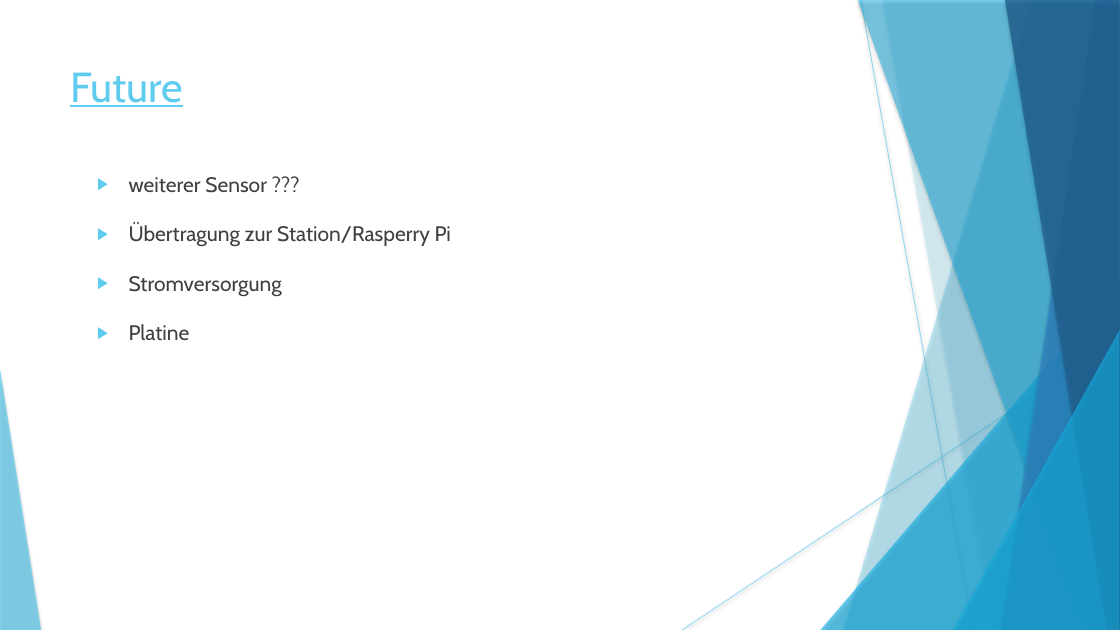
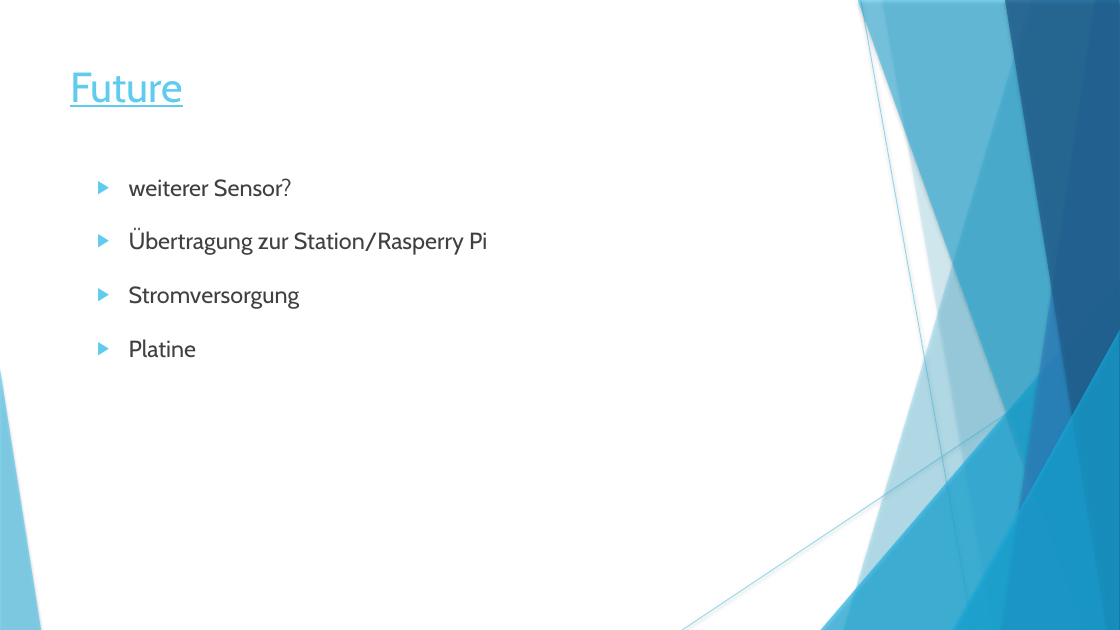
Before and after one commit to rinnerfabian/unistuff, a slide deck: slide 21 of 5. Semester/IoT/iot/powerPoint.pptx. Drawn at 1120x630 pixels with LibreOffice and Linux fonts; fonts in the diff are those of the drawing. Boxes give left, top, right and bottom in pixels: in the first picture for what was removed or moved away, otherwise in the second. Text is boxed around its words. In the diff, an @@ line names an element or a change of style, - is before the commit and + after.

```diff
--- a/5. Semester/IoT/iot/powerPoint.pptx
+++ b/5. Semester/IoT/iot/powerPoint.pptx
@@ text at bbox=[129, 178, 292, 197]: text changed; size 18 to 20 pt @@
-▶ weiterer Sensor ???
+▶ weiterer Sensor?
@@ text at bbox=[129, 229, 487, 358]: size 18 to 20 pt in "Übertragung zur Station/Rasperry Pi", "Stromversorgung", "Platine" @@
```
Also in this commit, not shown: 1 other file.
